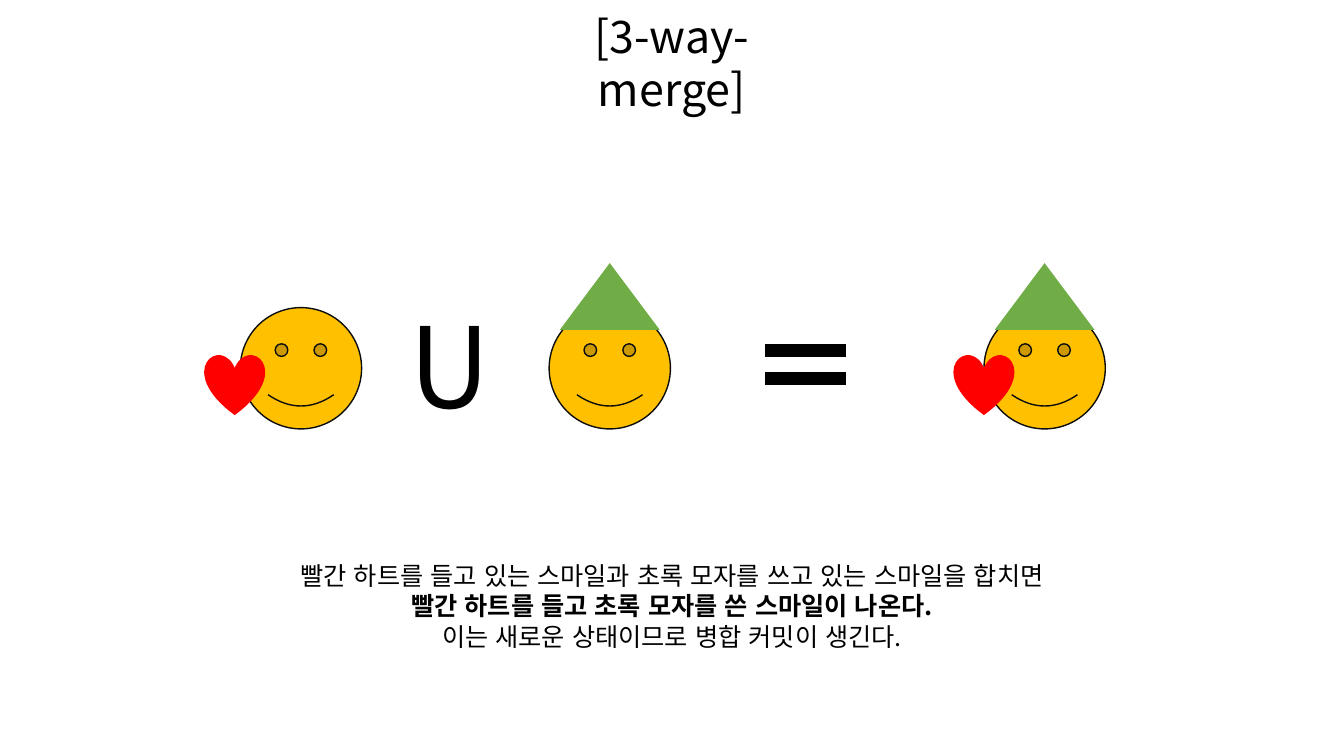
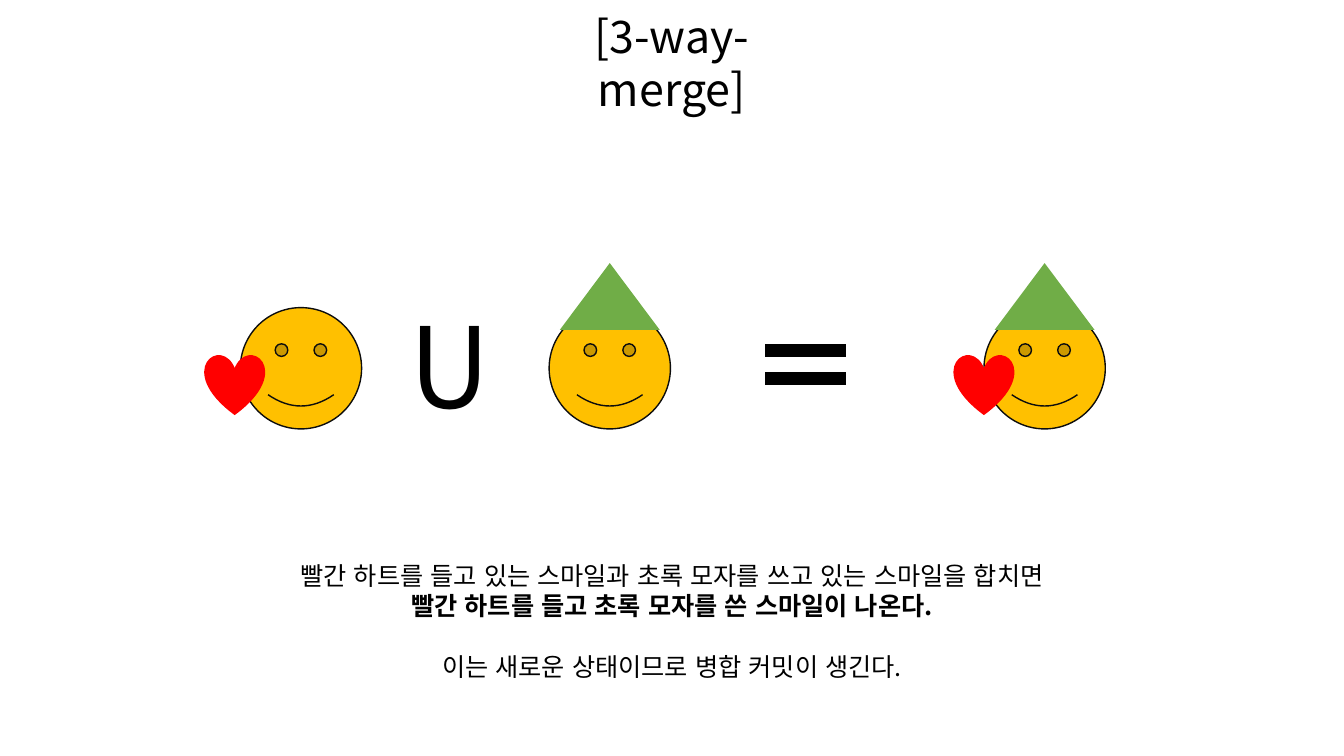
Before and after one commit to SeungHeeNoh/study_well, a slide deck: slide 5 of docs/9. rebase.pptx. Drawn at 1344x756 pixels with LibreOffice and Linux fonts; fonts in the diff are those of the drawing. Boxes give left, top, right and bottom in pixels: in the first picture for what was removed or moved away, otherwise in the second. Text is boxed around its words. In the diff, an @@ line names an element or a change of style, - is before the commit and + after.

```diff
--- a/docs/9. rebase.pptx
+++ b/docs/9. rebase.pptx
@@ text "빨간 하트를 들고 있는 스마일과 ..." rewrapped from (x1=301, y1=564, x2=1044, y2=648) to (x1=301, y1=564, x2=1044, y2=678) @@
```
Also in this commit, not shown: 5 other slides changed, 30 slides added.
